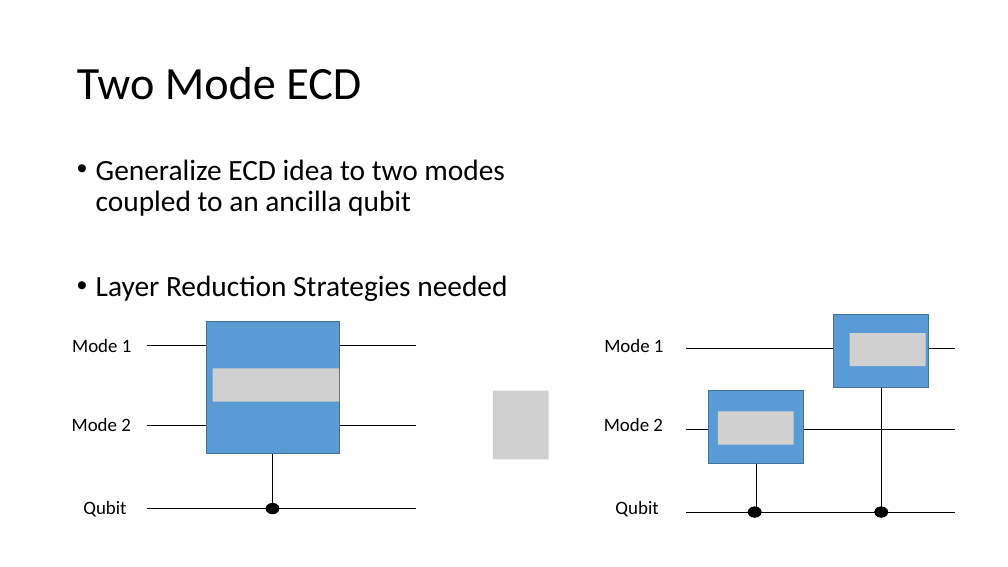
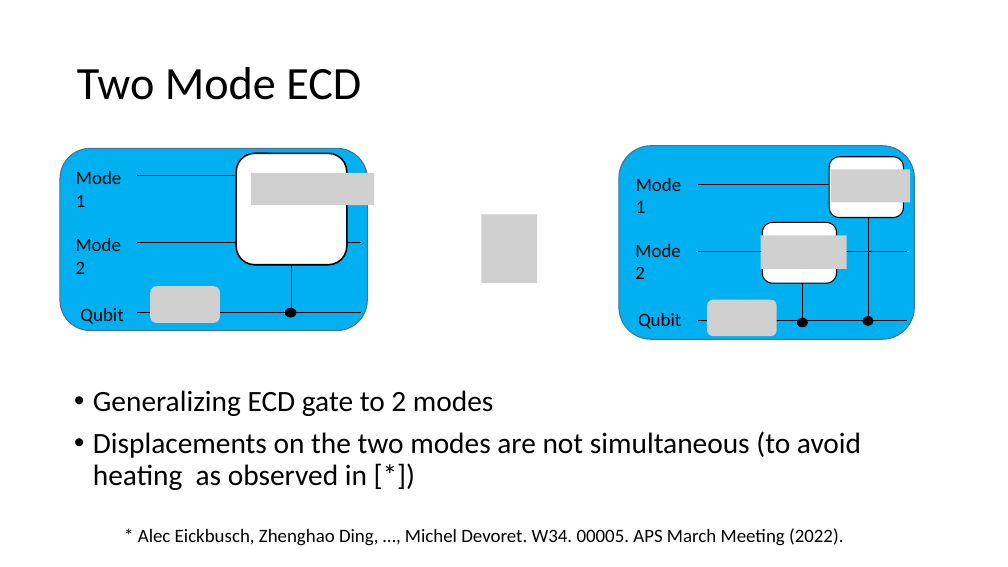
Before and after one commit to EeshGupta/Multimode-Conditional-Displacements, a slide deck: slide 13 of presentations/mcd.pptx. Drawn at 1008x567 pixels with LibreOffice and Linux fonts; fonts in the diff are those of the drawing; grey boxes stand for pictures. Boxes give left, top, right and bottom in pixels: in the first picture for what was removed or moved away, otherwise in the second. Text is boxed around its words. In the diff, an @@ line names an element or a change of style, - is before the commit and + after.

```diff
--- a/presentations/mcd.pptx
+++ b/presentations/mcd.pptx
@@ text "Mode 1" rewrapped from bbox=[72, 339, 132, 352] to bbox=[76, 171, 121, 207] @@
@@ line moved from (147, 346) - (416, 346) to (138, 175) - (361, 175) @@
@@ text "Mode 1" rewrapped from bbox=[604, 339, 664, 352] to bbox=[636, 178, 681, 213] @@
@@ line moved from (687, 349) - (955, 349) to (698, 185) - (907, 185) @@
@@ text "Mode 2" rewrapped from bbox=[72, 418, 131, 431] to bbox=[76, 238, 121, 274] @@
@@ picture added at bbox=[482, 215, 538, 284] @@
@@ text "Mode 2" rewrapped from bbox=[604, 418, 663, 431] to bbox=[635, 244, 680, 279] @@
@@ line moved from (882, 388) - (882, 512) to (868, 218) - (868, 321) @@
@@ line moved from (147, 426) - (416, 426) to (138, 243) - (361, 243) @@
@@ line moved from (273, 453) - (273, 508) to (292, 262) - (292, 309) @@
@@ line moved from (687, 430) - (955, 430) to (698, 251) - (907, 251) @@
@@ text "Qubit": place and size @@
-text "Qubit" at bbox=[83, 501, 126, 517]
+text "Qubit" at bbox=[80, 308, 123, 324]
@@ group added at bbox=[60, 148, 374, 330]: 2 rounded rectangles, 2 pictures @@
@@ group added at bbox=[619, 146, 915, 340]: 3 rounded rectangles, 3 pictures @@
@@ line moved from (756, 464) - (756, 512) to (803, 284) - (803, 324) @@
@@ line moved from (147, 508) - (416, 508) to (138, 312) - (361, 312) @@
@@ rectangle removed at bbox=[206, 321, 340, 454] @@
@@ ellipse: place and size @@
-ellipse at bbox=[266, 504, 279, 514]
+ellipse at bbox=[285, 309, 296, 318]
@@ text "Qubit": place and size @@
-text "Qubit" at bbox=[615, 501, 658, 517]
+text "Qubit" at bbox=[638, 313, 681, 329]
@@ line moved from (687, 512) - (955, 512) to (698, 320) - (907, 320) @@
@@ ellipse: place and size @@
-ellipse at bbox=[749, 507, 761, 518]
+ellipse at bbox=[798, 318, 808, 327]
@@ ellipse: place and size @@
-ellipse at bbox=[875, 507, 888, 518]
+ellipse at bbox=[863, 317, 873, 325]
@@ group removed at bbox=[709, 315, 929, 464]: 2 rectangles, 2 pictures @@
@@ picture removed at bbox=[212, 368, 339, 402] @@
@@ text at bbox=[93, 390, 861, 490]: text changed @@
-• Generalize ECD idea to two modes coupled to an ancilla qubit
-• Layer Reduction Strategies needed
+• Generalizing ECD gate to 2 modes
+• Displacements on the two modes are not simultaneous (to avoid heating as observed in [*])
@@ picture removed at bbox=[493, 391, 549, 460] @@
@@ text added at bbox=[138, 528, 843, 546], 18 pt, text #000000 @@
+* Alec Eickbusch, Zhenghao Ding, …, Michel Devoret. W34. 00005. APS March Meeting (2022).
```
Also in this commit, not shown: 4 other slides changed, 1 slide added, 1 other file.
